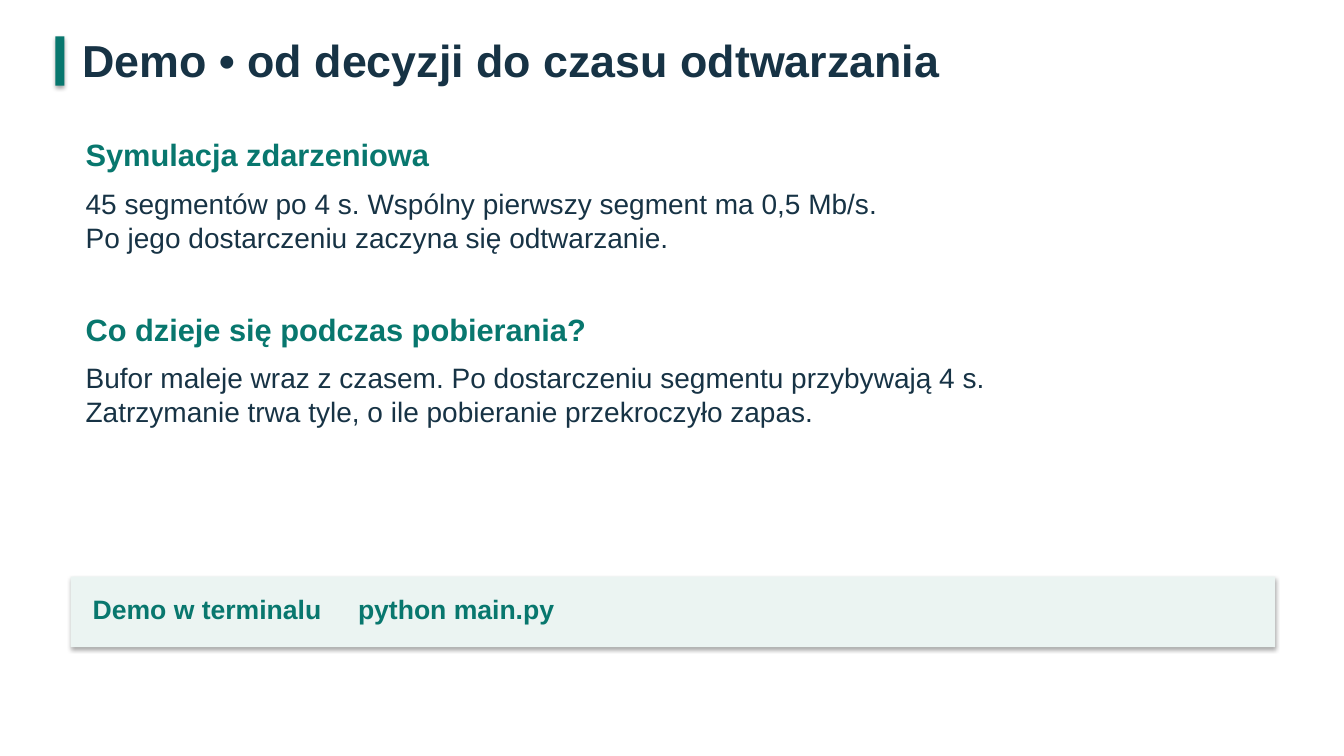
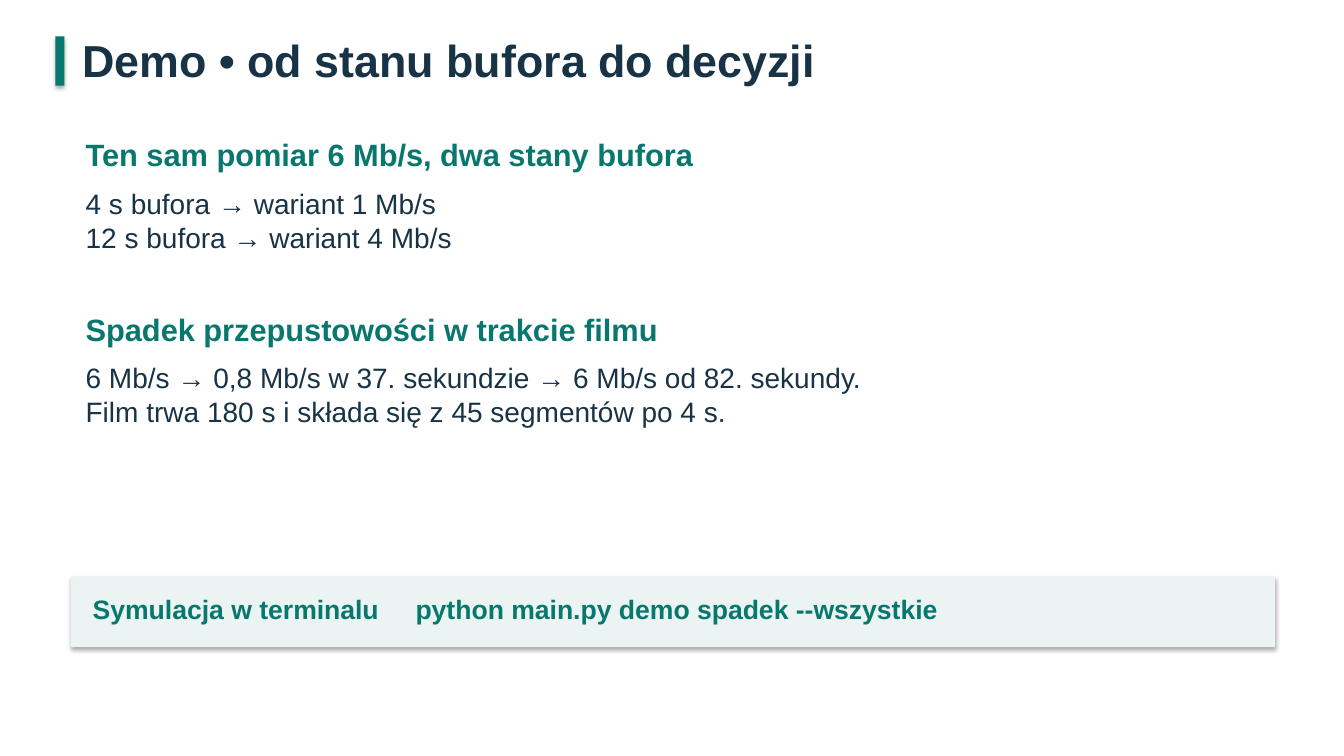
Before and after one commit to mateuszdoktor1/iwise-projekt, a slide deck: slide 8 of prezentacja.pptx. Drawn at 1344x756 pixels with LibreOffice and Linux fonts; fonts in the diff are those of the drawing. Boxes give left, top, right and bottom in pixels: in the first picture for what was removed or moved away, otherwise in the second. Text is boxed around its words. In the diff, an @@ line names an element or a change of style, - is before the commit and + after.

```diff
--- a/prezentacja.pptx
+++ b/prezentacja.pptx
@@ text at (83,44,814,86): text changed @@
-Demo • od decyzji do czasu odtwarzania
+Demo • od stanu bufora do decyzji
@@ text at (86,143,693,172): text changed @@
-Symulacja zdarzeniowa
+Ten sam pomiar 6 Mb/s, dwa stany bufora
@@ text at (86,193,452,249): text changed @@
-45 segmentów po 4 s. Wspólny pierwszy segment ma 0,5 Mb/s.
-Po jego dostarczeniu zaczyna się odtwarzanie.
+4 s bufora → wariant 1 Mb/s
+12 s bufora → wariant 4 Mb/s
@@ text at (86,318,657,346): text changed @@
-Co dzieje się podczas pobierania?
+Spadek przepustowości w trakcie filmu
@@ text at (86,367,861,427): text changed @@
-Bufor maleje wraz z czasem. Po dostarczeniu segmentu przybywają 4 s.
-Zatrzymanie trwa tyle, o ile pobieranie przekroczyło zapas.
+6 Mb/s → 0,8 Mb/s w 37. sekundzie → 6 Mb/s od 82. sekundy.
+Film trwa 180 s i składa się z 45 segmentów po 4 s.
@@ text at (93,599,938,624): text changed @@
-Demo w terminalu python main.py
+Symulacja w terminalu python main.py demo spadek --wszystkie
```
Also in this commit, not shown: 3 other slides changed, 1 slide added, 9 other files.
